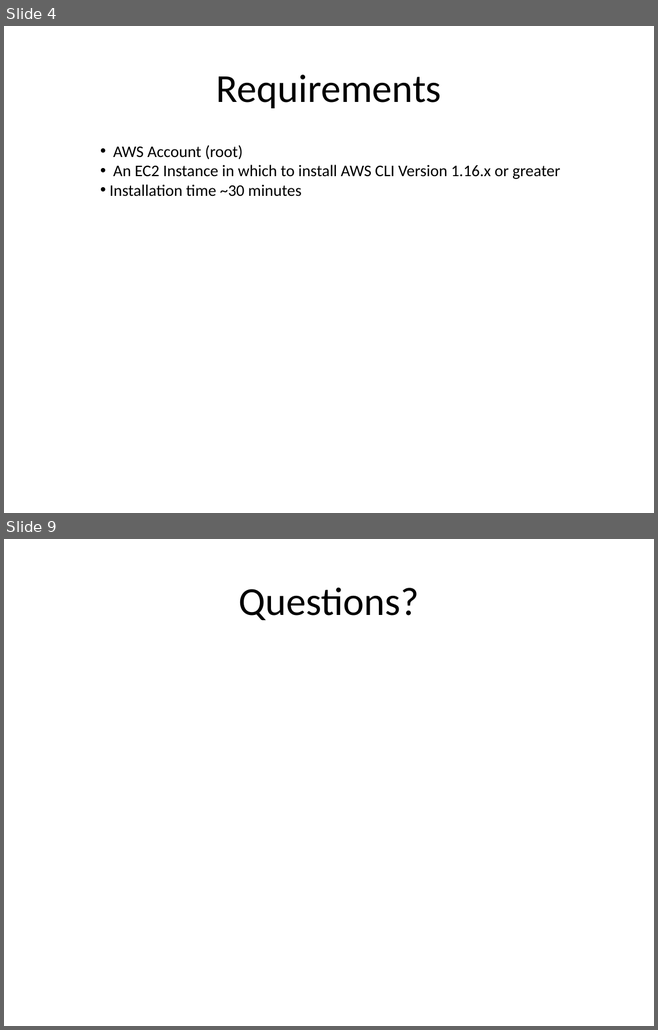
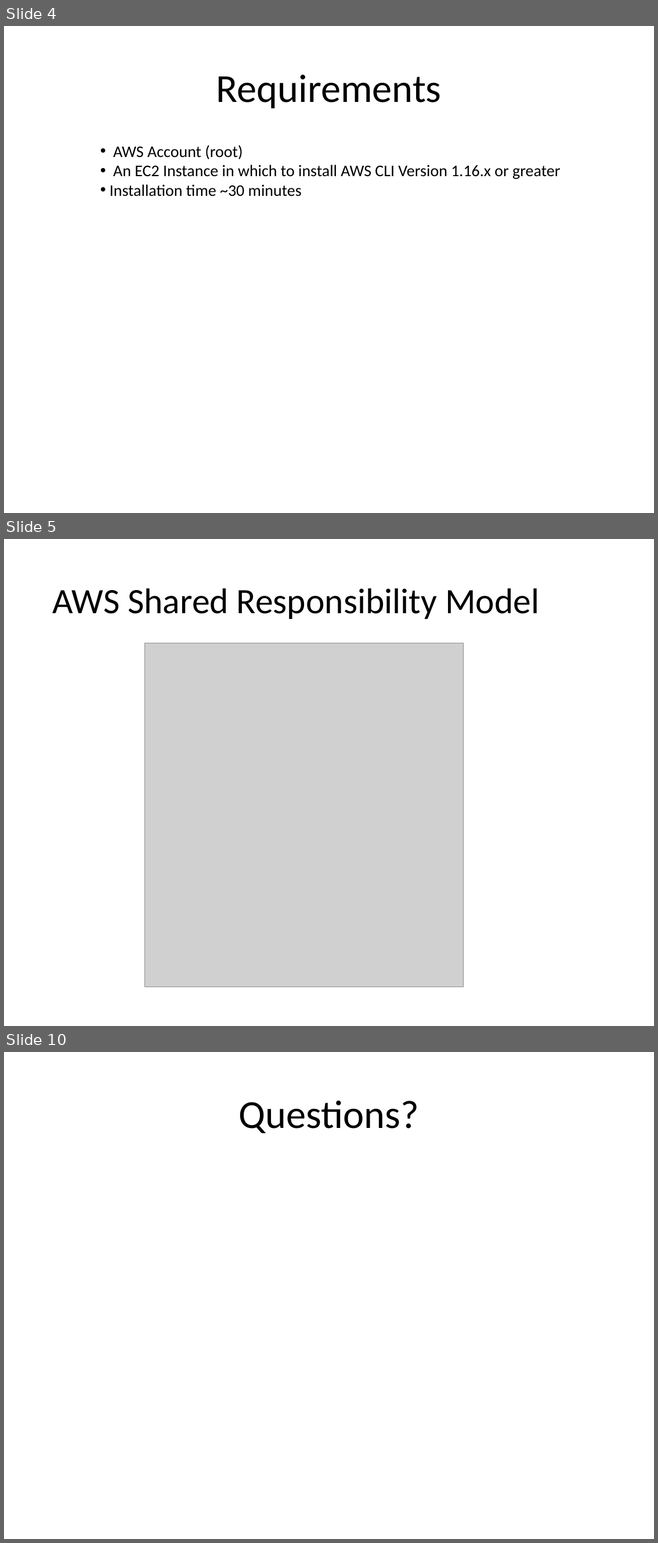
Before and after one commit to ProsperiaInc/aws-blockchain-fabric-quickstart, a slide deck: slides/AWS-Blockchain-Fabric-Quickstart.pptx. Shown one above the other, each under a label of ours: slides 4 and 9 before the commit, slides 4, 5 and 10 after it; the slides between them are not shown. The pictures are 658x1030 and 658x1543 pixels, drawn with LibreOffice and Linux fonts; fonts in the diff are those of the drawing; grey boxes stand for pictures; background and template pictures are left out. Boxes give left, top, right and bottom in pixels: in the first picture for what was removed or moved away, otherwise in the second. Text is boxed around its words. In the diff, an @@ line names an element or a change of style, - is before the commit and + after.

```diff
--- a/slides/AWS-Blockchain-Fabric-Quickstart.pptx
+++ b/slides/AWS-Blockchain-Fabric-Quickstart.pptx
@@ slide 5 added at box(4, 539, 654, 1026), background #FFFFFF @@
@@ title added at box(52, 588, 539, 619), 39.6 pt, text #000000 @@
+AWS Shared Responsibility Model
@@ picture added at box(145, 643, 463, 987) @@
@@ what was slide 9 is now slide 10 @@
```
Also in this commit, not shown: 3 slides changed, 1 other slide added, 1 slide removed.
